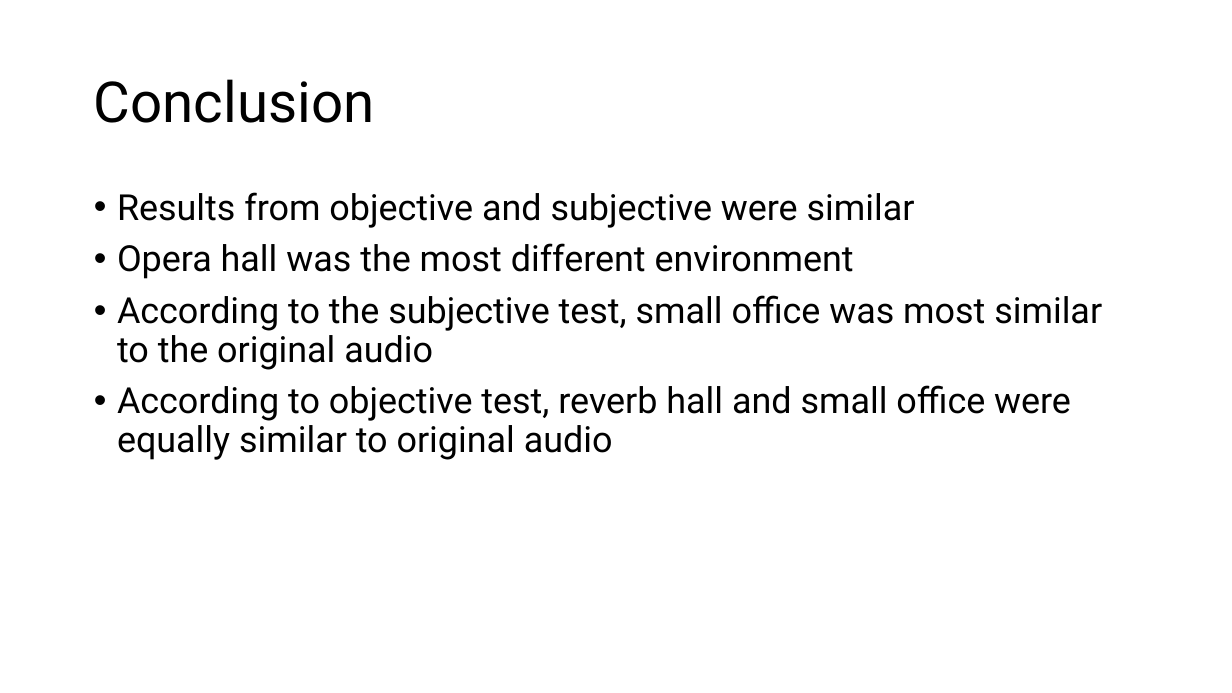
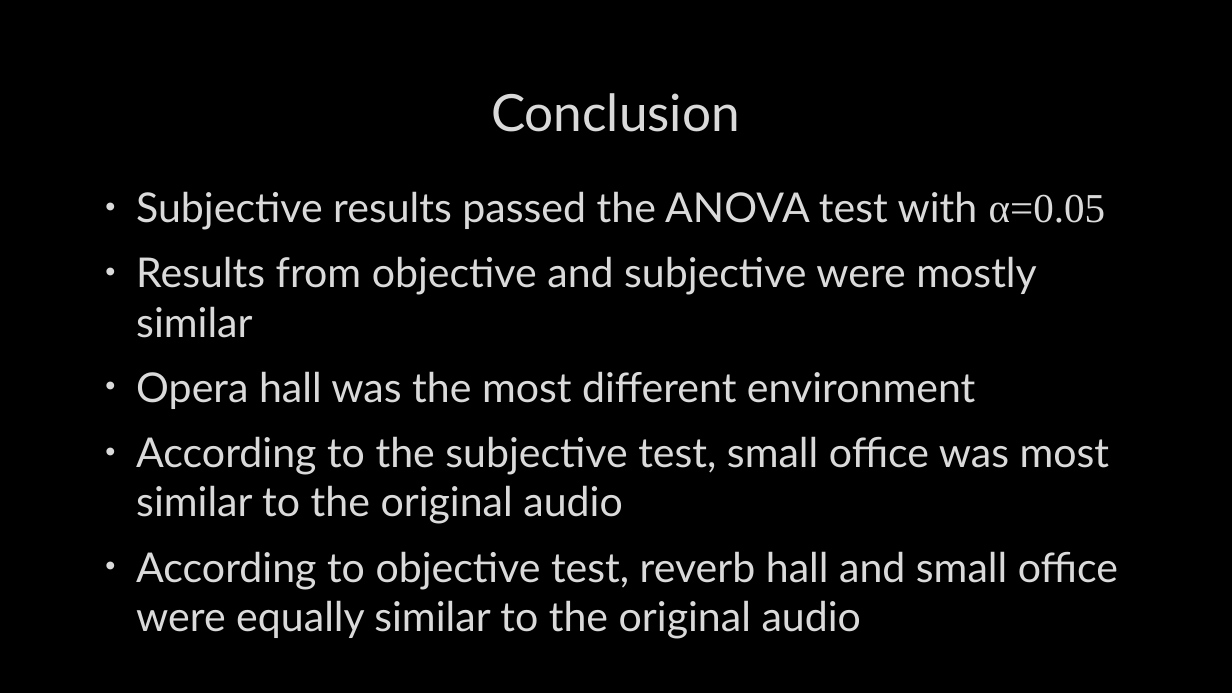
Before and after one commit to NiklasNymark/MRSP_Seminar_Project_Group1, a slide deck: slide 7 of presentation_group1.pptx. Drawn at 1232x693 pixels with LibreOffice and Linux fonts; fonts in the diff are those of the drawing; background and template pictures are left out. Boxes give left, top, right and bottom in pixels: in the first picture for what was removed or moved away, otherwise in the second. Text is boxed around its words. In the diff, an @@ line names an element or a change of style, - is before the commit and + after.

Commit message:
update presentation

```diff
--- a/presentation_group1.pptx
+++ b/presentation_group1.pptx
@@ background #FFFFFF to picture (left out) @@
@@ title "Conclusion": place and size @@
-title "Conclusion" at <box>94,79,375,123</box>
+title "Conclusion" at <box>491,93,740,132</box>
@@ title "Conclusion" at <box>491,93,740,132</box>: size 44 to 40 pt, font Roboto to Lato, text colour #000000 to #DADADA, letter outline none to #404040 0.75 pt; alignment left to centre; line spacing 0.9 to 1 @@
@@ text "Subjective results passed the ANOVA ...": place and size @@
-text "Subjective results passed the ANOVA ..." at <box>117,192,1102,460</box>
+text "Subjective results passed the ANOVA ..." at <box>136,191,1118,639</box>
@@ text at <box>136,191,1106,338</box>: text changed; size 28 to 32 pt; font Roboto to Lato; text colour #000000 to #DADADA @@
-• Results from objective and subjective were similar
+• Subjective results passed the ANOVA test with α=0.05
+• Results from objective and subjective were mostly similar
@@ text at <box>136,371,1110,524</box>: size 28 to 32 pt, font Roboto to Lato, text colour #000000 to #DADADA, letter outline none to #404040 0.75 pt in "Opera hall was the most different environment", "According to the subjective test, small office ..."; indent changed; line spacing 0.9 to 1; more space between paragraphs @@
@@ text at <box>136,551,1118,639</box>: text changed; size 28 to 32 pt; font Roboto to Lato; text colour #000000 to #DADADA @@
-• According to objective test, reverb hall and small office were equally similar to original audio
+• According to objective test, reverb hall and small office were equally similar to the original audio
```
Also in this commit, not shown: 6 other slides changed, 1 other file.
